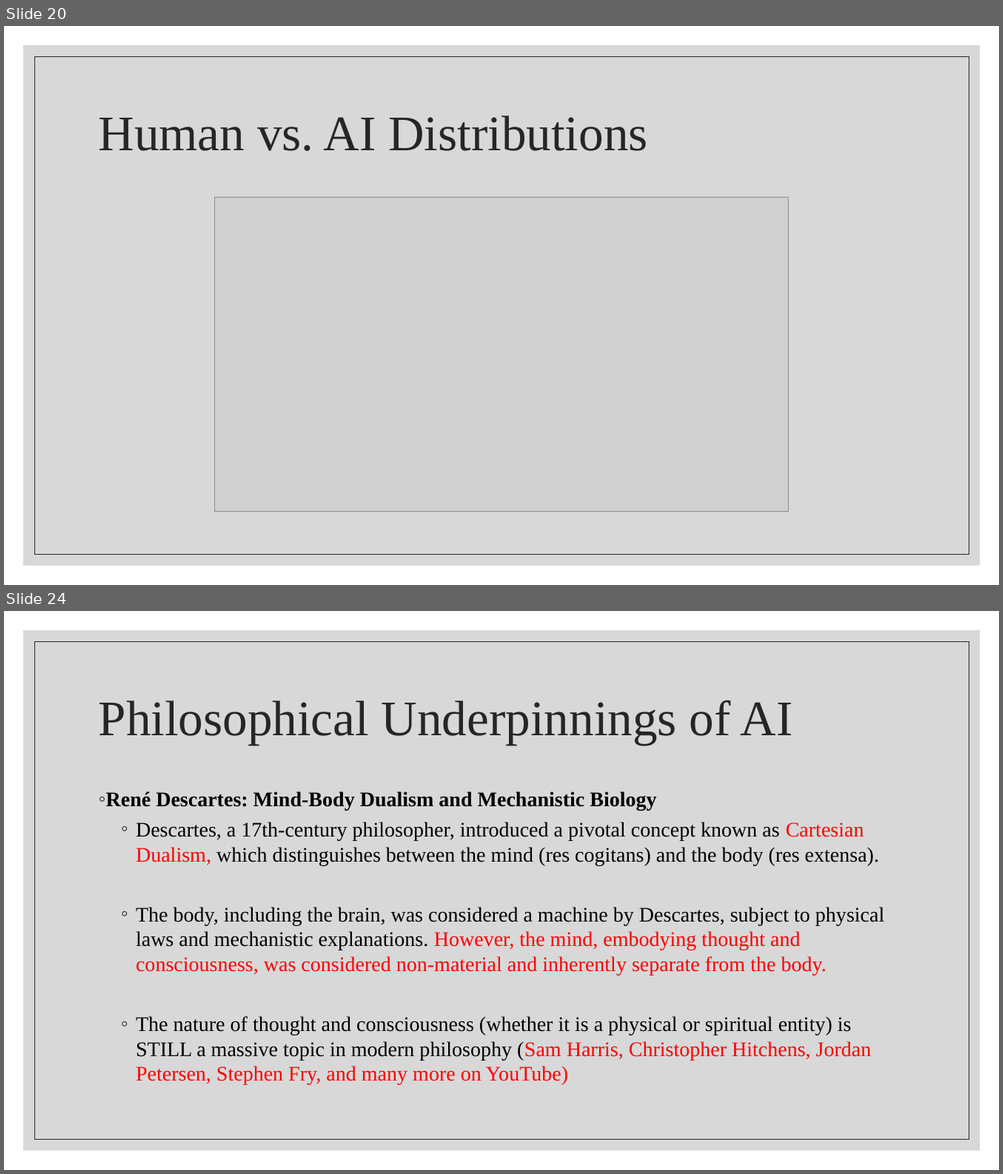
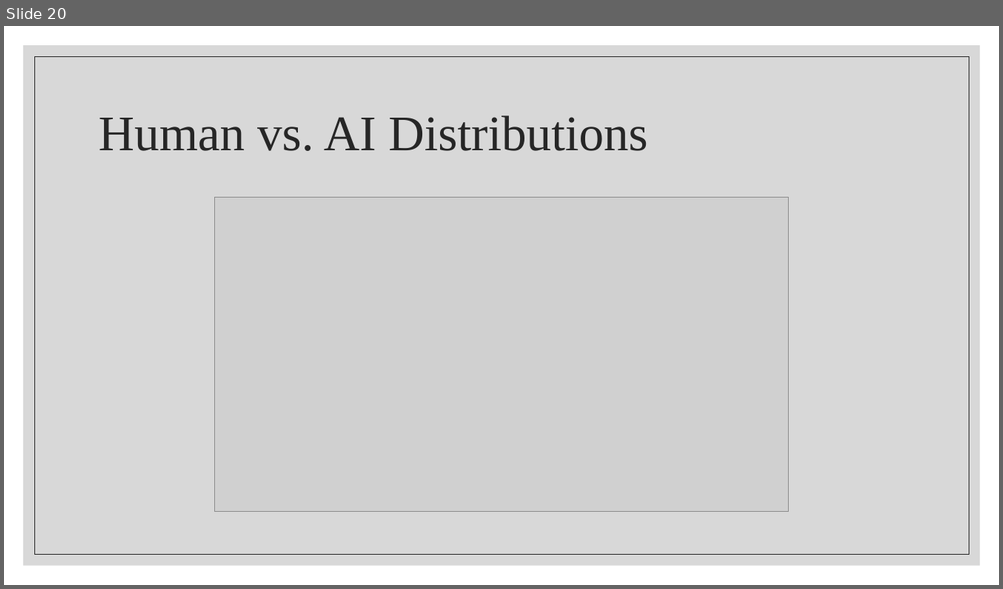
Before and after one commit to wutmeownow/phys441, a slide deck: JupyterNotebooks/LLS/Lecture2.pptx. Shown one above the other, each under a label of ours: slides 20 and 24 before the commit, slide 20 after it; the slides between them are not shown. The pictures are 1003x1174 and 1003x589 pixels, drawn with LibreOffice and Linux fonts; fonts in the diff are those of the drawing; grey boxes stand for pictures. Boxes give left, top, right and bottom in pixels: in the first picture for what was removed or moved away, otherwise in the second. Text is boxed around its words. In the diff, an @@ line names an element or a change of style, - is before the commit and + after.

```diff
--- a/JupyterNotebooks/LLS/Lecture2.pptx
+++ b/JupyterNotebooks/LLS/Lecture2.pptx
@@ slide 24 removed at (x1=4, y1=611, x2=999, y2=1170), background #FFFFFF; not listed: 2 template elements that a slide beside it also shows @@
@@ title removed at (x1=99, y1=700, x2=793, y2=744) @@
-Philosophical Underpinnings of AI
@@ text removed at (x1=106, y1=792, x2=884, y2=1085) @@
-◦ René Descartes: Mind-Body Dualism and Mechanistic Biology
-  ◦ Descartes, a 17th-century philosopher, introduced a pivotal concept known as Cartesian Dualism, which distinguishes between the mind (res cogitans) and the body (res extensa).
-  ◦ The body, including the brain, was considered a machine by Descartes, subject to physical laws and mechanistic explanations. However, the mind, embodying thought and consciousness, was considered non-material and inherently separate from the body.
-  ◦ The nature of thought and consciousness (whether it is a physical or spiritual entity) is STILL a massive topic in modern philosophy (Sam Harris, Christopher Hitchens, Jordan Petersen, Stephen Fry, and many more on YouTube)
```
Also in this commit, not shown: 23 other slides removed, 2 other files.
